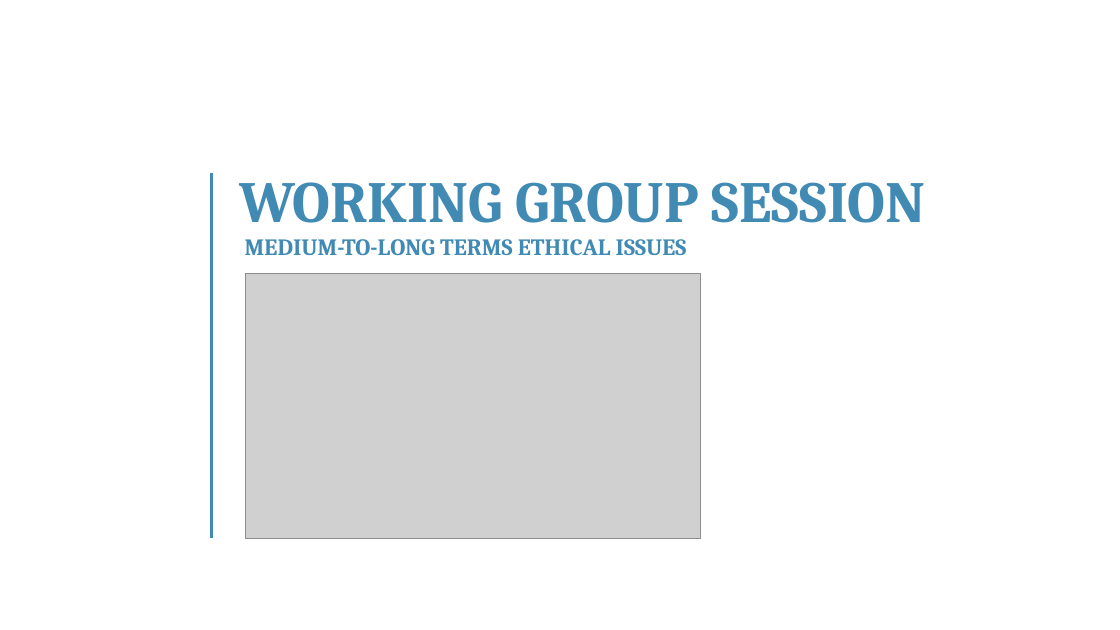
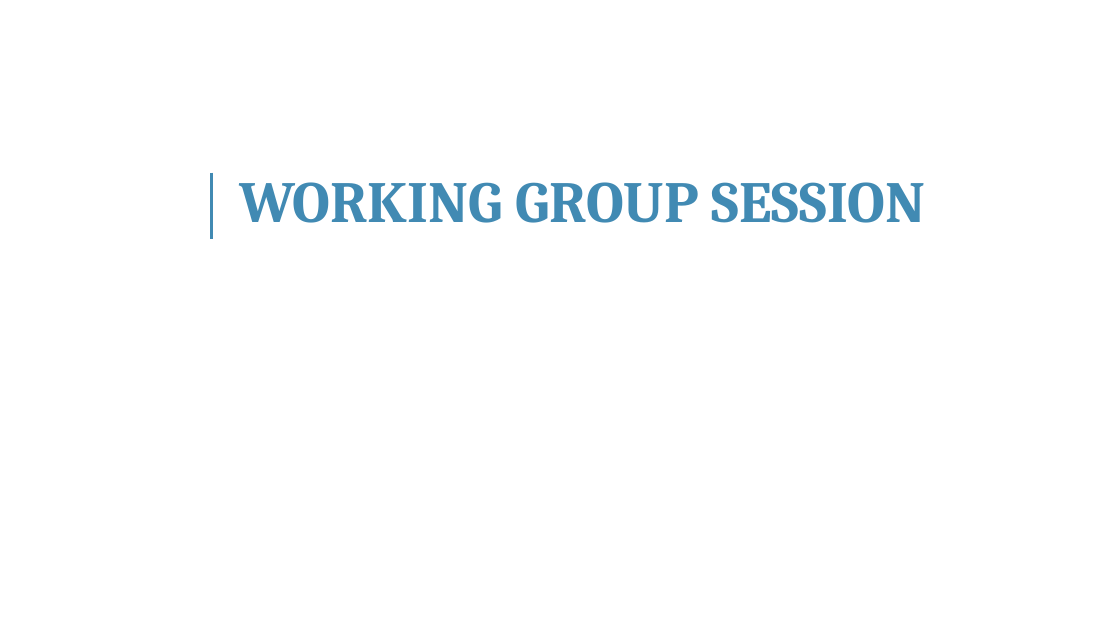
Before and after one commit to franckalbinet/itu-eaco-zanzibar-12-2018, a slide deck: slide 23 of presentations/session-6-ethics-of-ai.pptx. Drawn at 1120x630 pixels with LibreOffice and Linux fonts; fonts in the diff are those of the drawing; grey boxes stand for pictures; background and template pictures are left out. Boxes give left, top, right and bottom in pixels: in the first picture for what was removed or moved away, otherwise in the second. Text is boxed around its words. In the diff, an @@ line names an element or a change of style, - is before the commit and + after.

```diff
--- a/presentations/session-6-ethics-of-ai.pptx
+++ b/presentations/session-6-ethics-of-ai.pptx
@@ line moved from (212, 173) - (212, 539) to (212, 173) - (212, 239) @@
@@ text removed at <box>245,239,687,256</box> @@
-MEDIUM-TO-LONG TERMS ETHICAL ISSUES
@@ picture removed at <box>245,274,700,539</box> @@
```
Also in this commit, not shown: 2 other slides changed, 4 slides added, 1 slide removed, 3 other files.
